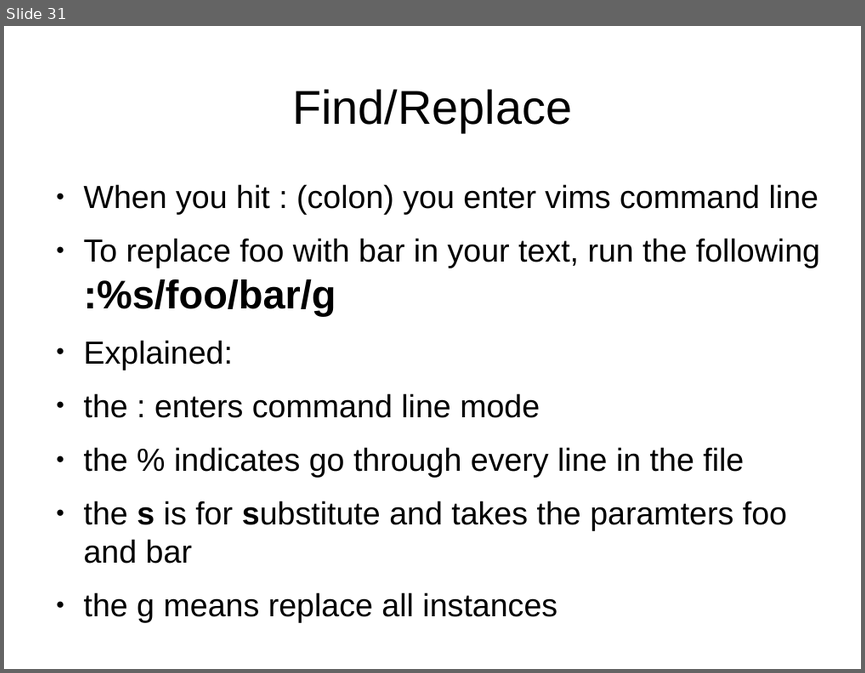
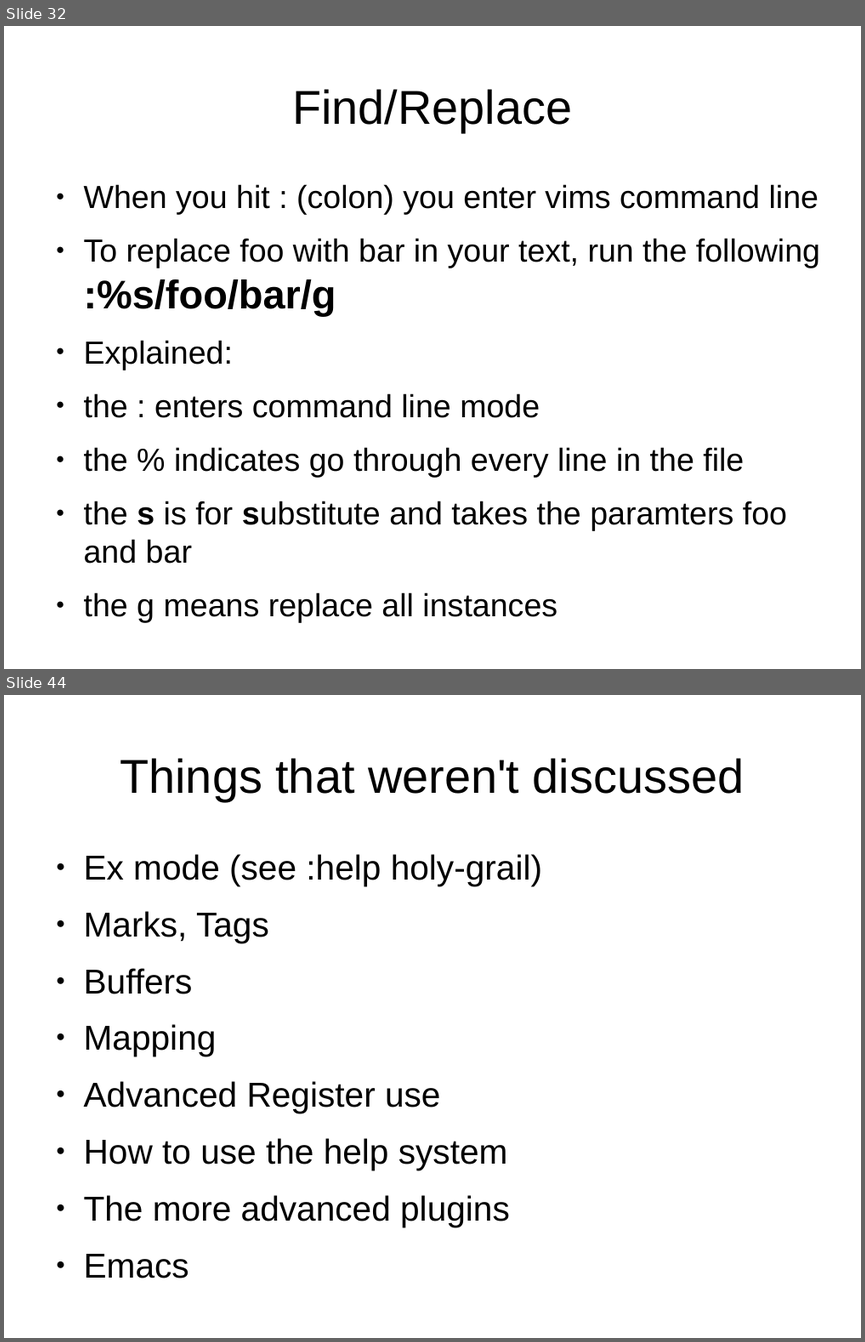
Before and after one commit to mikesligo/Vimtorial, a slide deck: Beginner pres.odp. Shown one above the other, each under a label of ours: slide 31 before the commit, slides 32 and 44 after it; the slides between them are not shown. The pictures are 865x673 and 865x1342 pixels, drawn with LibreOffice and Linux fonts; fonts in the diff are those of the drawing. Boxes give left, top, right and bottom in pixels: in the first picture for what was removed or moved away, otherwise in the second. Text is boxed around its words. In the diff, an @@ line names an element or a change of style, - is before the commit and + after.

Commit message:
added some slides and code, more advanced stuff

```diff
--- a/Beginner pres.odp
+++ b/Beginner pres.odp
@@ slide 44 added at box(4, 695, 861, 1338), background #FFFFFF @@
@@ title added at box(120, 758, 744, 801), 44 pt, text #000000 @@
+Things that weren't discussed
@@ text added at box(84, 854, 542, 1278), 32 pt, text #000000 @@
+● Ex mode (see :help holy-grail)
+● Marks, Tags
+● Buffers
+● Mapping
+● Advanced Register use
+● How to use the help system
+● The more advanced plugins
+● Emacs
@@ what was slide 31 is now slide 32 @@
```
Also in this commit, not shown: 1 slide changed, 12 other slides added, 1 slide removed, 13 other files.
